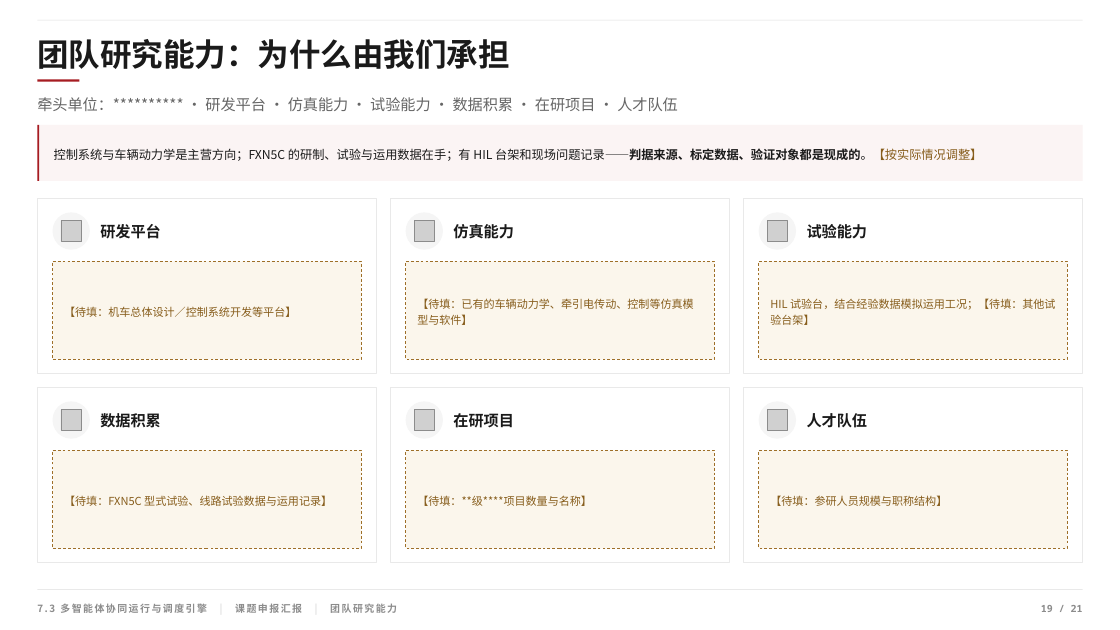
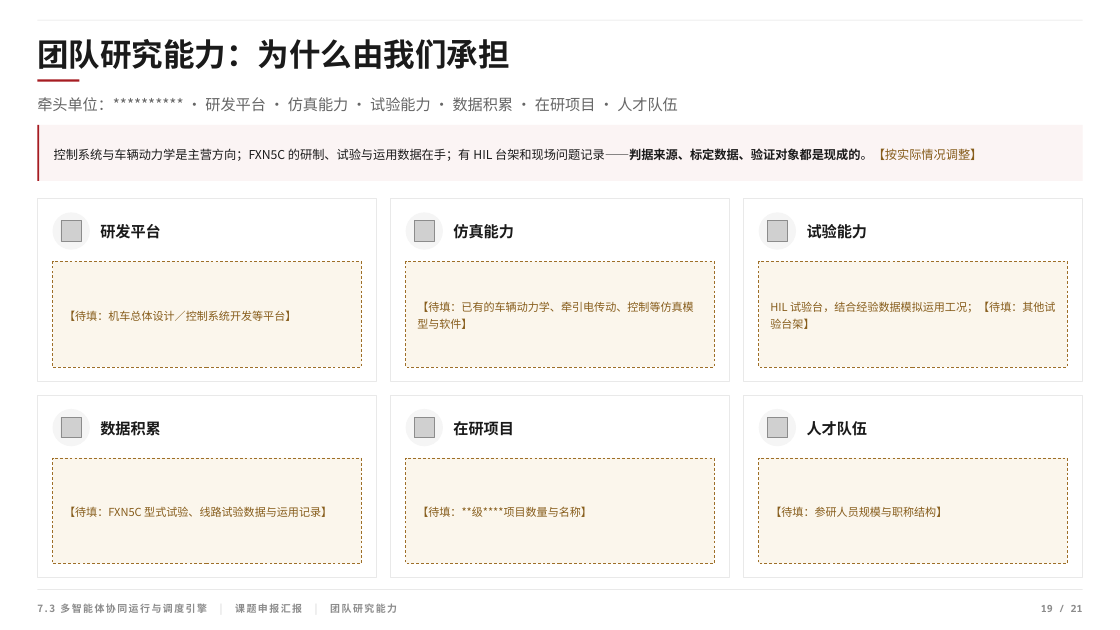
Before and after one commit to huosi012/PPT, a slide deck: slide 19 of 项目汇报PPT.pptx. Drawn at 1120x630 pixels with LibreOffice and Linux fonts; fonts in the diff are those of the drawing; grey boxes stand for pictures. Boxes give left, top, right and bottom in pixels: in the first picture for what was removed or moved away, otherwise in the second. Text is boxed around its words. In the diff, an @@ line names an element or a change of style, - is before the commit and + after.

```diff
--- a/项目汇报PPT.pptx
+++ b/项目汇报PPT.pptx
@@ rectangle: place and size @@
-rectangle at box(37, 198, 376, 373)
+rectangle at box(37, 198, 376, 381)
@@ rectangle: place and size @@
-rectangle at box(391, 198, 730, 373)
+rectangle at box(391, 198, 730, 381)
@@ rectangle: place and size @@
-rectangle at box(744, 198, 1083, 373)
+rectangle at box(744, 198, 1083, 381)
@@ rectangle: place and size @@
-rectangle at box(52, 261, 361, 360)
+rectangle at box(52, 261, 361, 367)
@@ text "【待填：机车总体设计／控制系统开发等平台】": place and size @@
-text "【待填：机车总体设计／控制系统开发等平台】" at box(64, 306, 296, 317)
+text "【待填：机车总体设计／控制系统开发等平台】" at box(64, 310, 296, 321)
@@ rectangle: place and size @@
-rectangle at box(406, 261, 715, 360)
+rectangle at box(406, 261, 715, 367)
@@ text "【待填：已有的车辆动力学、牵引电传动、控制等仿真模型与软件】": place and size @@
-text "【待填：已有的车辆动力学、牵引电传动、控制等仿真模型与软件】" at box(417, 298, 694, 325)
+text "【待填：已有的车辆动力学、牵引电传动、控制等仿真模型与软件】" at box(417, 301, 694, 329)
@@ rectangle: place and size @@
-rectangle at box(759, 261, 1068, 360)
+rectangle at box(759, 261, 1068, 367)
@@ text "HIL 试验台，结合经验数据模拟运用工况；【待填：其他试验台架】": place and size @@
-text "HIL 试验台，结合经验数据模拟运用工况；【待填：其他试验台架】" at box(770, 298, 1055, 325)
+text "HIL 试验台，结合经验数据模拟运用工况；【待填：其他试验台架】" at box(770, 301, 1055, 329)
@@ rectangle: place and size @@
-rectangle at box(37, 387, 376, 562)
+rectangle at box(37, 395, 376, 577)
@@ rectangle: place and size @@
-rectangle at box(391, 387, 730, 562)
+rectangle at box(391, 395, 730, 577)
@@ rectangle: place and size @@
-rectangle at box(744, 387, 1083, 562)
+rectangle at box(744, 395, 1083, 577)
@@ 3 texts, 3 ellipses: place and size @@
-3 texts, 3 ellipses at box(52, 402, 868, 439)
+3 texts, 3 ellipses at box(52, 409, 868, 446)
@@ 3 pictures: place and size @@
-3 pictures at box(61, 410, 787, 430)
+3 pictures at box(61, 418, 787, 438)
@@ rectangle: place and size @@
-rectangle at box(52, 450, 361, 549)
+rectangle at box(52, 458, 361, 564)
@@ text "【待填：FXN5C 型式试验、线路试验数据与运用记录】": place and size @@
-text "【待填：FXN5C 型式试验、线路试验数据与运用记录】" at box(64, 495, 332, 506)
+text "【待填：FXN5C 型式试验、线路试验数据与运用记录】" at box(64, 506, 332, 517)
@@ rectangle: place and size @@
-rectangle at box(406, 450, 715, 549)
+rectangle at box(406, 458, 715, 564)
@@ text "【待填：**级****项目数量与名称】": place and size @@
-text "【待填：**级****项目数量与名称】" at box(417, 495, 592, 506)
+text "【待填：**级****项目数量与名称】" at box(417, 506, 592, 517)
@@ rectangle: place and size @@
-rectangle at box(759, 450, 1068, 549)
+rectangle at box(759, 458, 1068, 564)
@@ text "【待填：参研人员规模与职称结构】": place and size @@
-text "【待填：参研人员规模与职称结构】" at box(770, 495, 947, 506)
+text "【待填：参研人员规模与职称结构】" at box(770, 506, 947, 517)
```
Also in this commit, not shown: 11 other slides changed, 15 other files.
